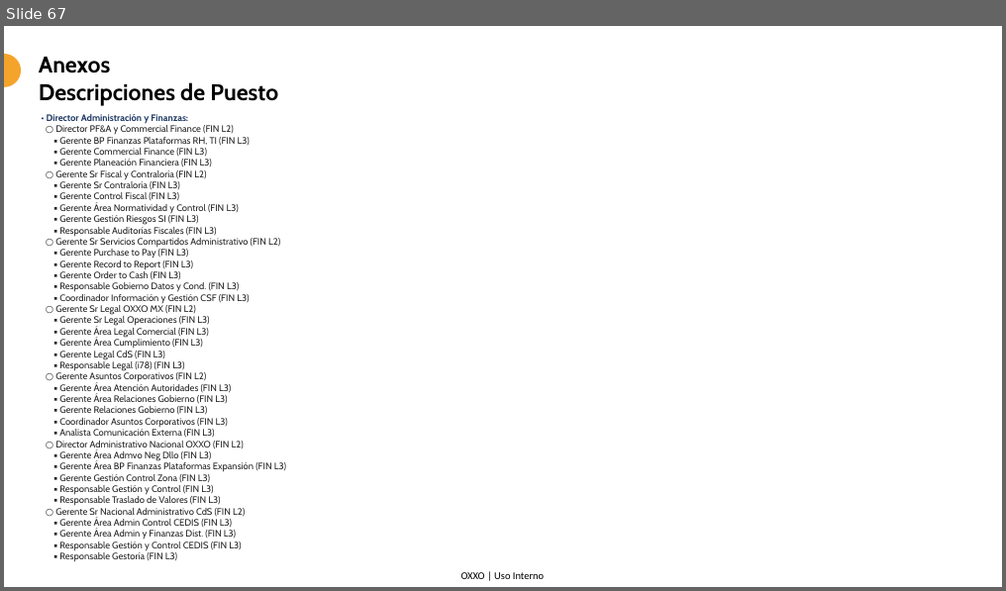
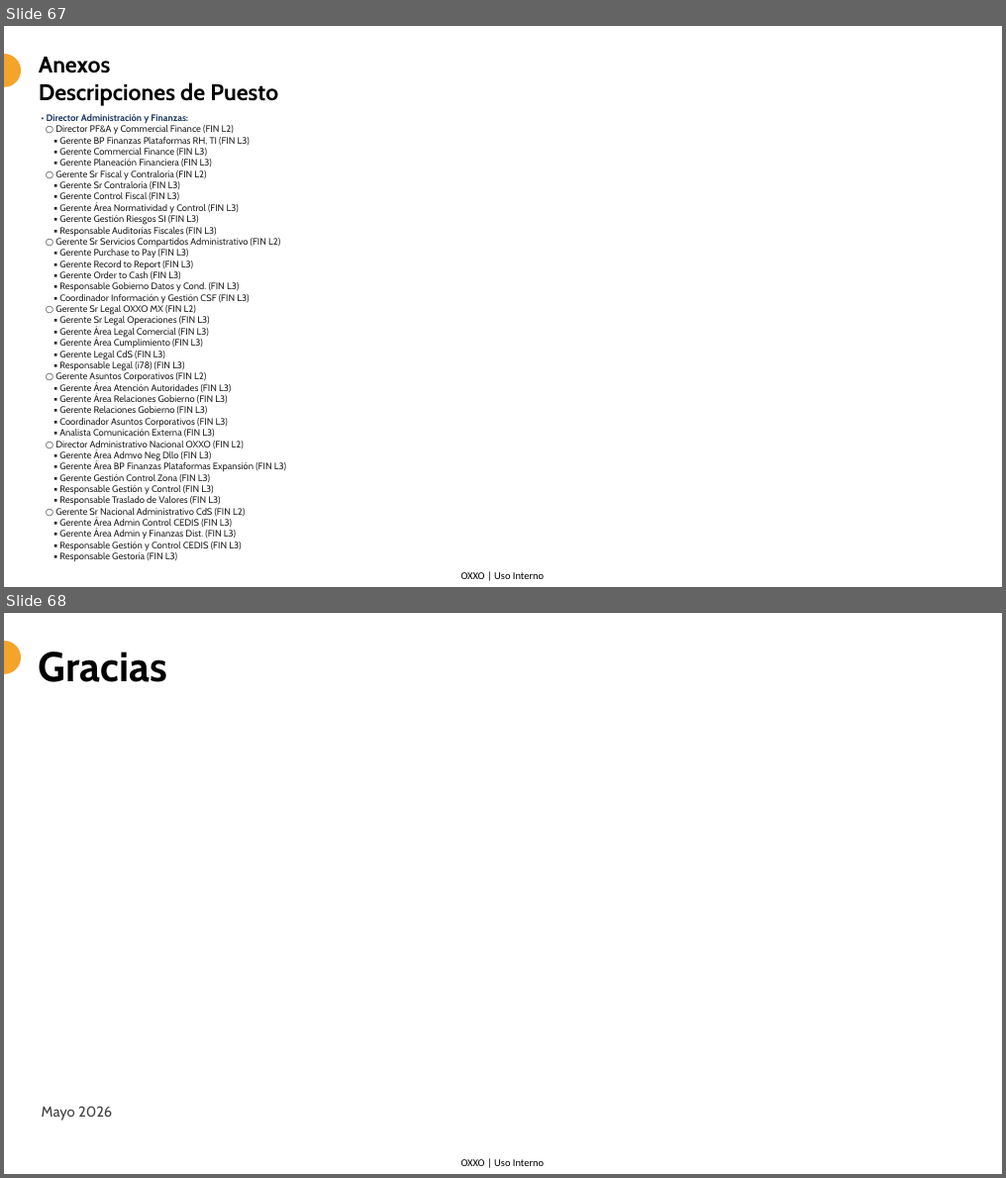
Before and after one commit to Rojast-AI/oxxo, a slide deck: Finanzas/Playbook/Finanzas Playbook.pptx. Shown one above the other, each under a label of ours: slide 67 before the commit, slides 67 and 68 after it. The pictures are 1006x591 and 1006x1178 pixels, drawn with LibreOffice and Linux fonts; fonts in the diff are those of the drawing; background and template pictures are left out. Boxes give left, top, right and bottom in pixels: in the first picture for what was removed or moved away, otherwise in the second. Text is boxed around its words. In the diff, an @@ line names an element or a change of style, - is before the commit and + after.

```diff
--- a/Finanzas/Playbook/Finanzas Playbook.pptx
+++ b/Finanzas/Playbook/Finanzas Playbook.pptx
@@ slide 68 added at (4,613,1002,1174), background #FFFFFF; not listed: 2 template elements that a slide beside it also shows @@
@@ title added at (39,652,167,682), 40 pt, text #000000, bold @@
+Gracias
@@ text added at (42,1106,112,1121), 14 pt, text #404040 @@
+Mayo 2026
```
Also in this commit, not shown: 7 slides changed, 1 other file.
